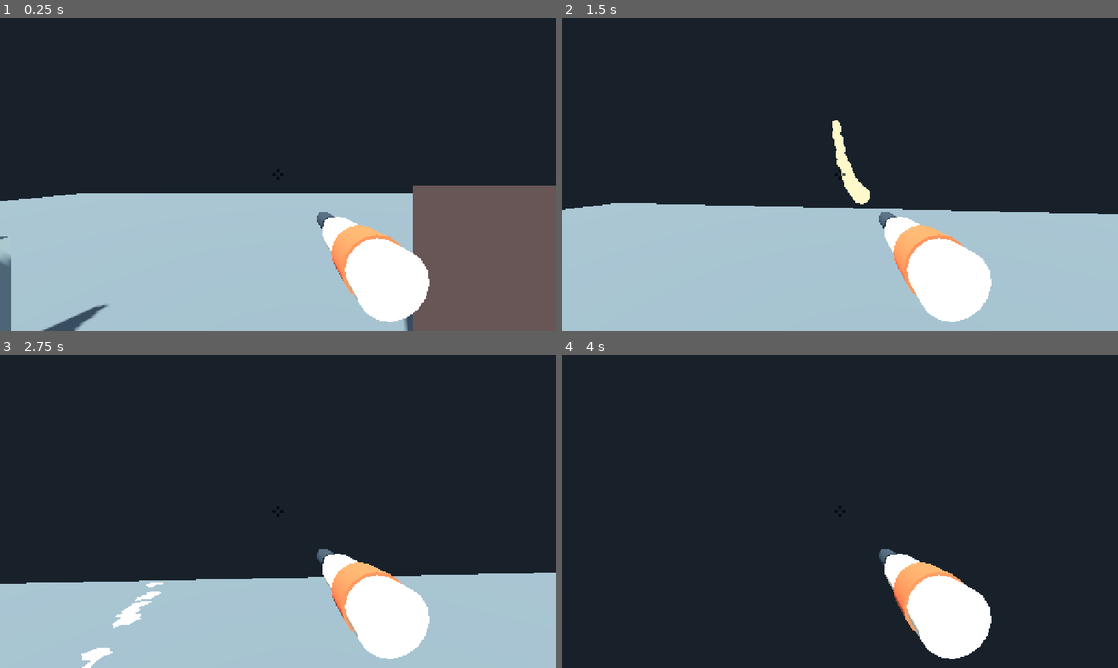
Above: before the commit, frames 1-4 (two rows, left to right).
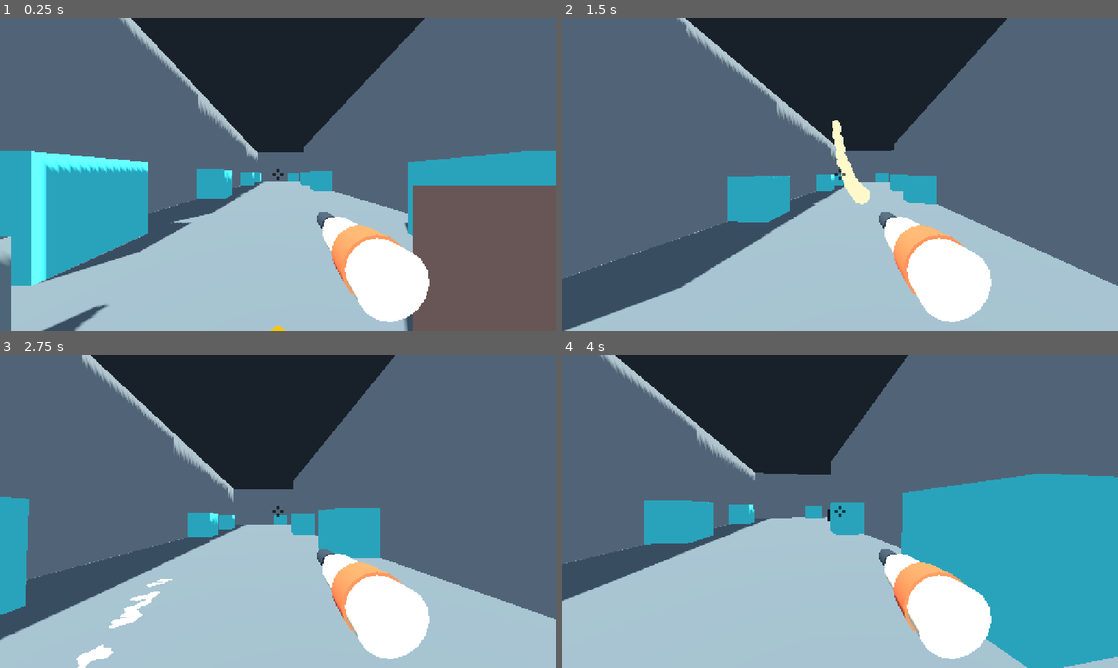
Above: after the commit, the same moments.

Repository: k3vin7/SauceIT-
Game: Godot game, scene res://main.tscn
Same seed, same stepped clock (60 frames per second), same inputs: the game is played once before the commit and once after it.
Inputs (mouse positions are in pixels of both pictures, inside the frame that each line leads up to):
- Up to frame 1 (0.25 s): no input
- Up to frame 2 (1.5 s): tap Enter at 0.5 s; move the mouse to (867, 174) at 0.52 s; hold Shift (run) 0.53-1.28 s; hold W (move_forward) from 0.53 s (still down); tap Space (jump) at 0.77 s; move the mouse to (812, 174) at 1.27 s; click (812, 174) at 1.35 s
- Up to frame 3 (2.75 s): keep holding W (move_forward); tap Space (jump) at 1.52 s; tap Shift (run) at 1.55 s; move the mouse to (289, 505) at 2.02 s; hold Shift (run) from 2.03 s (still down)
- Up to frame 4 (4 s): keep holding W (move_forward); move the mouse to (834, 517) at 2.77 s; release Shift (run) at 2.78 s; tap R (wipe_screen) at 2.85 s; tap Space (jump) at 3.02, 3.77 s; tap Shift (run) at 3.05 s; move the mouse to (878, 514) at 3.52 s; hold Shift (run) from 3.53 s (still down); tap Tab at 3.6 s

The runs differ from the first frame. In frame 1, 51% of the frame differs, in the area x 0-100%, y 0-100%; in frame 2, 60%; in frame 3, 61%; in frame 4, 84%.

Commit message:
Trace the tutorial street off the sketch

Diff:
--- a/scripts/mayo_prototype.gd
+++ b/scripts/mayo_prototype.gd
@@ -644,20 +644,32 @@
 func _build_world() -> void:
 	_build_environment()
 
+	# One grid under the whole street. It has to be one: the slip test, the
+	# network snapshot and the determinism hash all read `_floor` and nothing
+	# else, so a street stitched out of per-segment floors would be a rewrite of
+	# the sync rather than a map. The plane is sized to the map's bounding box
+	# and offset onto it instead of sitting at the origin.
+	var plane: Dictionary = StreetMap.floor_plane()
 	_floor = FloorScript.new()
 	_floor.name = "FloorContamination"
-	# Nine times the area it was. The walls are not scaled with it, so they sit
-	# in it as obstacles rather than as its edges.
-	_floor.floor_size = Vector2(48.0, 48.0)
+	_floor.floor_size = plane["size"]
+	_floor.position = plane["centre"]
 	_floor.cell_size = grid_cell_size
 	_floor.brush_radius = contamination_brush_radius
 	add_child(_floor)
 
 	# The default centre aim is left open for the ballistic-to-floor test. Aim to
 	# the right-hand slab to validate wall attachment and trailing-point pressure.
+	# These three stand in the start plaza, which is why the plaza is wider than
+	# the road: they are what the probes fire at, and they are also the first
+	# thing to spray in a tutorial. They are built before the street so their
+	# indices in `_walls` -- which is what the splat protocol puts on the wire --
+	# stay 0, 1, 2 whatever the map does.
 	_create_wall("ImpactWall", Vector3(2.35, 1.1, -0.72), Vector3(1.65, 2.2, 0.18), Color("886b61"))
 	_create_wall("LeftGuide", Vector3(-3.6, 0.75, 0.8), Vector3(0.16, 1.5, 4.0), Color("6b7b84"))
 	_create_wall("RightBlock", Vector3(3.0, 0.7, 2.1), Vector3(0.9, 1.4, 0.9), Color("6b7b84"))
+
+	_build_street()
 
 	_net = MayoNet.new()
 	_net.name = "Net"
@@ -1112,6 +1124,142 @@
 	wall.brush_radius = contamination_brush_radius
 	add_child(wall)
 	_walls.push_back(wall)
+
+
+## Builds the street from `StreetMap`: the walls that bound it, the stalls
+## lining it, and the vending machines. The boss arena is walled and empty --
+## the boss itself is deliberately not here yet.
+func _build_street() -> void:
+	var wall_color := Color("6f7a84")
+	var index := 0
+	for box in StreetMap.wall_boxes():
+		_create_wall("StreetWall%02d" % index, box["position"], box["size"], wall_color)
+		index += 1
+
+	# The sketch's cyan blocks. Solid boxes for now, as asked -- a stall is a
+	# thing to hide behind and to get mayo on, and both of those work already.
+	index = 0
+	for box in StreetMap.stall_boxes():
+		_create_wall("Stall%02d" % index, box["position"], box["size"], Color("3fc3d4"))
+		index += 1
+
+	index = 0
+	for box in StreetMap.vending_boxes():
+		_create_vending_machine("VendingMachine%02d" % index, box)
+		index += 1
+
+	_build_start_marker()
+
+
+## The sketch's red blocks. A chassis that takes sauce like any other surface,
+## with a lit display front and a delivery slot under it so it reads as a
+## vending machine rather than as a red box -- and so which way it faces is
+## obvious from across the street. It dispenses nothing yet: there is no
+## pick-up system to hand anything to.
+func _create_vending_machine(machine_name: String, box: Dictionary) -> void:
+	var holder := Node3D.new()
+	holder.name = machine_name
+	add_child(holder)
+
+	var size: Vector3 = box["size"]
+	var facing: Vector3 = box["facing"]
+
+	var chassis := WallScript.new() as ContaminableObject
+	chassis.name = "Chassis"
+	chassis.position = box["position"]
+	chassis.size = size
+	chassis.body_color = Color("23282e")
+	chassis.cell_size = grid_cell_size
+	chassis.brush_radius = contamination_brush_radius
+	holder.add_child(chassis)
+	# Registered like any other wall: the splat protocol addresses it by its
+	# index here, and nesting it under the holder changes nothing, because
+	# `paint_mayo` works in the object's own local space.
+	_walls.push_back(chassis)
+
+	# Depth along the facing axis, so the panel can be laid just proud of the
+	# front face whichever way the machine is turned.
+	var depth: float = size.x if absf(facing.x) > 0.5 else size.z
+	var across: float = size.z if absf(facing.x) > 0.5 else size.x
+
+	_add_machine_panel(holder, "Display", box["position"], facing,
+		depth, Vector2(across * 0.78, size.y * 0.58), size.y * 0.62,
+		Color("e2483c"), 1.6)
+	_add_machine_panel(holder, "Slot", box["position"], facing,
+		depth, Vector2(across * 0.6, size.y * 0.1), size.y * 0.2,
+		Color("0c0e10"), 0.0)
+
+
+## One flat quad standing 1 cm off the machine's front face. Separate meshes
+## rather than children of the chassis: `ContaminableObject` clears its own
+## children whenever it rebuilds its grids, which would take these with it.
+func _add_machine_panel(holder: Node3D, panel_name: String, machine_position: Vector3,
+		facing: Vector3, depth: float, panel_size: Vector2, height: float,
+		color: Color, emission: float) -> void:
+	var panel := MeshInstance3D.new()
+	panel.name = panel_name
+	var quad := QuadMesh.new()
+	quad.size = panel_size
+	panel.mesh = quad
+
+	var material := StandardMaterial3D.new()
+	material.albedo_color = color
+	if emission > 0.0:
+		material.emission_enabled = true
+		material.emission = color
+		material.emission_energy_multiplier = emission
+	panel.material_override = material
+
+	var at := machine_position + facing * (depth * 0.5 + 0.01)
+	at.y = height
+	# A QuadMesh's face is its +z, and `look_at` aims -z, so the target is
+	# behind the panel: that leaves the printed side turned out to the street.
+	panel.look_at_from_position(at, at - facing, Vector3.UP)
+	holder.add_child(panel)
+
+
+## The yellow arrow off the sketch, flat on the ground in the start plaza,
+## pointing the way out. Meshes only, no collider: it is a sign, and a strand
+## that crosses it has to reach the floor grid underneath.
+func _build_start_marker() -> void:
+	var material := StandardMaterial3D.new()
+	material.albedo_color = Color("f0a500")
+	material.emission_enabled = true
+	material.emission = Color("f0a500")
+	material.emission_energy_multiplier = 0.6
+	material.shading_mode = BaseMaterial3D.SHADING_MODE_UNSHADED
+
+	var marker := Node3D.new()
+	marker.name = "StartArrow"
+	add_child(marker)
+
+	# Painted on the road, so it is sized by the road rather than in metres.
+	var scale: float = StreetMap.SCALE
+
+	var shaft := MeshInstance3D.new()
+	shaft.name = "Shaft"
+	var shaft_mesh := BoxMesh.new()
+	shaft_mesh.size = Vector3(1.1 * scale, 0.04, 4.2 * scale)
+	shaft.mesh = shaft_mesh
+	shaft.position = Vector3(0.0, 0.02, 3.0 * scale)
+	marker.add_child(shaft)
+
+	var head := MeshInstance3D.new()
+	head.name = "Head"
+	var head_mesh := CylinderMesh.new()
+	head_mesh.top_radius = 0.0
+	head_mesh.bottom_radius = 1.5 * scale
+	head_mesh.height = 0.04
+	head_mesh.radial_segments = 3
+	head.mesh = head_mesh
+	head.position = Vector3(0.0, 0.02, 0.4 * scale)
+	# A 3-sided cylinder points +x in its own frame; turn the point north.
+	head.rotation_degrees = Vector3(0.0, 90.0, 0.0)
+	marker.add_child(head)
+
+	for child in marker.get_children():
+		(child as MeshInstance3D).material_override = material
+		(child as MeshInstance3D).cast_shadow = GeometryInstance3D.SHADOW_CASTING_SETTING_OFF
 
 
 func _make_stream_visual(visual_name: String, material: Material) -> StreamVisual:
--- /dev/null
+++ b/scripts/street_map.gd
@@ -0,0 +1,269 @@
+class_name StreetMap
+extends RefCounted
+
+## The tutorial street, traced off the hand sketch.
+##
+## The whole map lives on one lattice whose cell is exactly one person wide, so
+## "the road is eight people wide" is the literal statement `ROAD_CELLS = 8`
+## rather than a metre figure that drifts when the capsule changes. Every
+## segment below is given in lattice cells, which is why the corridors are all
+## the same width by construction: each one is 8 cells across, and a junction is
+## just two of them overlapping.
+##
+## Sketch pixels map onto the lattice at `PX_PER_CELL`, which is how the stall
+## and vending-machine anchors stay traceable back to the drawing they came
+## from -- they are the pixel coordinates of the cyan and red marks.
+
+## How much bigger the street is than the lattice it was laid out on. The
+## layout stays in whole cells whatever this is -- the scale is applied once,
+## here, when a cell is turned into metres -- so the corridors stay exactly as
+## wide as each other and the junctions stay square.
+##
+## The stalls and the vending machines are deliberately NOT scaled by it: they
+## are furniture at a fixed real size, and leaving them alone is what makes the
+## street read as bigger rather than as the same street viewed closer.
+const SCALE := 1.5
+
+## One person wide, times the scale. The capsule is 0.64 m in radius, so the
+## unscaled cell is its diameter and everything on the map is a whole number of
+## people across.
+const PERSON := 1.28
+const CELL := PERSON * SCALE
+const ROAD_CELLS := 8
+const ROAD_WIDTH := CELL * ROAD_CELLS
+
+## Tall enough that the arena's far side is not visible over a corridor wall
+## from anywhere a player can stand. Scaled with the rest: a wall that stayed
+## put while the street grew would start showing what is behind it.
+const WALL_HEIGHT := 7.0 * SCALE
+## Walls are two cells deep so they read as building fronts rather than as
+## cardboard: at one cell a corner shows its own thickness across the street.
+const WALL_DEPTH_CELLS := 2
+
+## The sketch's road came out 90 px across, which is this lattice's 8 cells.
+const PX_PER_CELL := 11.25
+## Lattice cell the start zone is centred on. Placing the origin here keeps the
+## spawns, and every probe that hard-codes a position near them, on open street.
+const ORIGIN_CELL := Vector2i(20, 94)
+
+## Ground beyond the outermost wall, so the floor plane does not end in mid-air
+## where a player can see the seam.
+const FLOOR_MARGIN_CELLS := 4
+
+## The route, south (start) to north (arena), as lattice rectangles. Consecutive
+## segments overlap rather than abut: the overlap *is* the corner, so no junction
+## needs a special case and the walls fall out of the union.
+const SEGMENTS: Array[Rect2i] = [
+	Rect2i(15, 92, 10, 8),   # start plaza, wider than the road it feeds
+	Rect2i(16, 54, 8, 42),   # the long run north
+	Rect2i(16, 54, 24, 8),   # east along the bottom
+	Rect2i(32, 38, 8, 20),   # north again
+	Rect2i(32, 34, 15, 8),   # east across the middle
+	Rect2i(39, 29, 8, 13),   # the first step of the zigzag
+	Rect2i(39, 25, 12, 8),   # the second
+	Rect2i(43, 22, 8, 8),    # the neck into the arena
+	Rect2i(35, 3, 25, 19),   # the arena
+]
+
+## Stalls, as their sketch pixel position and the wall they back onto. The
+## direction is the way the stall faces *into* -- (-1, 0) backs onto a west wall.
+const STALL_ANCHORS := [
+	[410, 50, 0, -1], [663, 50, 0, -1],          # the arena's north corners
+	[410, 228, 0, 1], [663, 228, 0, 1],          # its south corners
+	[437, 400, 0, -1], [515, 460, 0, 1],         # across the middle
+	[378, 508, -1, 0], [432, 560, 1, 0],         # the second run north
+	[258, 630, 0, -1], [325, 680, 0, 1], [446, 692, 0, 1],
+	[184, 710, -1, 0], [264, 795, 1, 0],
+	[184, 808, -1, 0], [263, 885, 1, 0],
+	[181, 940, -1, 0], [181, 1030, -1, 0], [265, 1030, 1, 0],
+]
+
+## Fixed metres, not cells: a food stall is the size a food stall is, and it
+## does not grow when the street does. Roughly three people of frontage and two
+## of depth at the unscaled size the sketch was traced at.
+const STALL_SIZE := Vector3(PERSON * 3.0, 2.8, PERSON * 2.0)
+
+const VENDING_ANCHORS := [
+	[373, 440, -1, 0],
+	[265, 705, 1, 0],
+]
+
+const VENDING_SIZE := Vector3(1.15, 2.05, 0.82)
+
+
+static func road_width() -> float:
+	return ROAD_WIDTH
+
+
+## Corner of a lattice cell in world space. x runs east, y runs south, which is
+## +z: the sketch is read the way it is drawn, with the start at the bottom.
+static func cell_corner(cell: Vector2i) -> Vector3:
+	return Vector3(
+		float(cell.x - ORIGIN_CELL.x) * CELL,
+		0.0,
+		float(cell.y - ORIGIN_CELL.y) * CELL)
+
+
+static func from_pixels(px: float, py: float) -> Vector3:
+	return Vector3(
+		(px / PX_PER_CELL - float(ORIGIN_CELL.x)) * CELL,
+		0.0,
+		(py / PX_PER_CELL - float(ORIGIN_CELL.y)) * CELL)
+
+
+static func cell_of_pixels(px: float, py: float) -> Vector2i:
+	return Vector2i(int(floor(px / PX_PER_CELL)), int(floor(py / PX_PER_CELL)))
+
+
+## Every cell a player can stand on, as a set.
+static func floor_cells() -> Dictionary:
+	var cells := {}
+	for rect in SEGMENTS:
+		for j in range(rect.position.y, rect.end.y):
+			for i in range(rect.position.x, rect.end.x):
+				cells[Vector2i(i, j)] = true
+	return cells
+
+
+static func bounds() -> Rect2i:
+	var rect := SEGMENTS[0]
+	for i in range(1, SEGMENTS.size()):
+		rect = rect.merge(SEGMENTS[i])
+	return rect
+
+
+## Centre and size of the ground plane: the whole map plus enough margin to
+## carry the walls and a little ground behind them.
+static func floor_plane() -> Dictionary:
+	var rect := bounds().grow(FLOOR_MARGIN_CELLS)
+	var corner := cell_corner(rect.position)
+	var size := Vector3(float(rect.size.x) * CELL, 0.0, float(rect.size.y) * CELL)
+	return {
+		"centre": corner + size * 0.5,
+		"size": Vector2(size.x, size.z),
+	}
+
+
+## The walls, as merged boxes. A wall cell is any cell within `WALL_DEPTH_CELLS`
+## of the street that is not street itself; the adjacency test is Chebyshev, so
+## a diagonal corner is sealed rather than left as a gap a strand could fly out
+## of. Greedy merging turns the long straight runs into single boxes -- without
+## it a corridor this size is several hundred separate bodies.
+static func wall_boxes() -> Array[Dictionary]:
+	var floor_set := floor_cells()
+	var wall_set := {}
+	for cell in floor_set:
+		for dj in range(-WALL_DEPTH_CELLS, WALL_DEPTH_CELLS + 1):
+			for di in range(-WALL_DEPTH_CELLS, WALL_DEPTH_CELLS + 1):
+				var near := Vector2i(cell.x + di, cell.y + dj)
+				if not floor_set.has(near):
+					wall_set[near] = true
+
+	var boxes: Array[Dictionary] = []
+	for rect in _merge_cells(wall_set):
+		var corner := cell_corner(rect.position)
+		var size := Vector3(float(rect.size.x) * CELL, WALL_HEIGHT, float(rect.size.y) * CELL)
+		boxes.push_back({
+			"position": corner + Vector3(size.x * 0.5, WALL_HEIGHT * 0.5, size.z * 0.5),
+			"size": size,
+		})
+	return boxes
+
+
+static func stall_boxes() -> Array[Dictionary]:
+	return _anchored_boxes(STALL_ANCHORS, STALL_SIZE)
+
+
+static func vending_boxes() -> Array[Dictionary]:
+	return _anchored_boxes(VENDING_ANCHORS, VENDING_SIZE)
+
+
+## Places one box per anchor with its back flat against the wall the anchor
+## names. The sketch's marks sit roughly on the wall lines rather than exactly
+## on them, so the anchor picks the wall and the street decides the depth: walk
+## from the anchor until the street runs out, and that edge is the back face.
+## Doing it this way means a stall cannot end up floating in the road or buried
+## in a wall if the traced pixel is off by a cell.
+static func _anchored_boxes(anchors: Array, size: Vector3) -> Array[Dictionary]:
+	var floor_set := floor_cells()
+	var boxes: Array[Dictionary] = []
+	for anchor in anchors:
+		var px: float = anchor[0]
+		var py: float = anchor[1]
+		var dir := Vector2i(anchor[2], anchor[3])
+		var cell := cell_of_pixels(px, py)
+		# The mark is usually drawn on the wall line, which is one cell outside
+		# the street. Back off along -dir until it is on the street again.
+		var steps := 0
+		while not floor_set.has(cell) and steps < WALL_DEPTH_CELLS + 2:
+			cell -= dir
+			steps += 1
+		if not floor_set.has(cell):
+			continue
+		while floor_set.has(cell + dir):
+			cell += dir
+
+		# Far edge of the last street cell, along dir: the wall face.
+		var corner := cell_corner(cell)
+		var wall_face := corner + Vector3(
+			CELL if dir.x > 0 else 0.0,
+			0.0,
+			CELL if dir.y > 0 else 0.0)
+		var facing := Vector3(float(dir.x), 0.0, float(dir.y))
+		# Along the wall the anchor is taken at face value -- that is the one
+		# axis the sketch actually pins down.
+		var along := from_pixels(px, py)
+		var footprint := Vector3(
+			size.z if dir.x != 0 else size.x,
+			size.y,
+			size.z if dir.y != 0 else size.x)
+		var centre := Vector3(
+			wall_face.x if dir.x != 0 else along.x,
+			size.y * 0.5,
+			wall_face.z if dir.y != 0 else along.z)
+		centre -= facing * (footprint.x if dir.x != 0 else footprint.z) * 0.5
+		boxes.push_back({
+			"position": centre,
+			"size": footprint,
+			"facing": -facing,
+		})
+	return boxes
+
+
+## Greedy maximal-rectangle merge over a cell set: take the first free cell in
+## reading order, run it as far right as it goes, then as far down as the whole
+## run allows.
+static func _merge_cells(cells: Dictionary) -> Array[Rect2i]:
+	var keys := cells.keys()
+	keys.sort_custom(func(a: Vector2i, b: Vector2i) -> bool:
+		if a.y != b.y:
+			return a.y < b.y
+		return a.x < b.x)
+
+	var used := {}
+	var rects: Array[Rect2i] = []
+	for key in keys:
+		if used.has(key):
+			continue
+		var width := 1
+		while true:
+			var next := Vector2i(key.x + width, key.y)
+			if not cells.has(next) or used.has(next):
+				break
+			width += 1
+		var height := 1
+		while true:
+			var row_free := true
+			for dx in width:
+				var probe := Vector2i(key.x + dx, key.y + height)
+				if not cells.has(probe) or used.has(probe):
+					row_free = false
+					break
+			if not row_free:
+				break
+			height += 1
+		for dy in height:
+			for dx in width:
+				used[Vector2i(key.x + dx, key.y + dy)] = true
+		rects.push_back(Rect2i(key.x, key.y, width, height))
+	return rects
--- a/tests/probe_grid.gd
+++ b/tests/probe_grid.gd
@@ -49,7 +49,10 @@
 	# Everything else here reads `cells`, which is why an upload that wrote 1
 	# into an R8 texture -- read back as 1/255, far under the 0.5 cut -- left
 	# every surface in the game blank without a single check noticing.
-	floor_node.paint_mayo(Vector3(2.0, 0.0, 2.0))
+	# Grid coordinates are the floor's own, and the floor no longer sits at the
+	# world origin now that it carries the whole street, so every world point
+	# here is built from the local one rather than assumed equal to it.
+	floor_node.paint_mayo(floor_node.to_global(Vector3(2.0, 0.0, 2.0)))
 	grid.upload_if_dirty()
 	# grid.image is what is handed to texture.update. Reading the texture back
 	# would be closer to what the shader sees, but headless has no GPU to read
@@ -104,7 +107,7 @@
 				continue
 			total += 1
 			var rendered := grid.sample_bilinear(local) >= 0.5
-			if rendered != floor_node.is_mayo_at(probe):
+			if rendered != floor_node.is_mayo_at(floor_node.to_global(probe)):
 				mismatch += 1
 				worst = maxf(worst, _distance_to_cell_edge(grid, local))
 	print("rendered vs slip test over %d samples: %d disagree (%.3f%%), all within %.4f m of a cell edge" % [
Not shown, added: scripts/street_map.gd.uid
